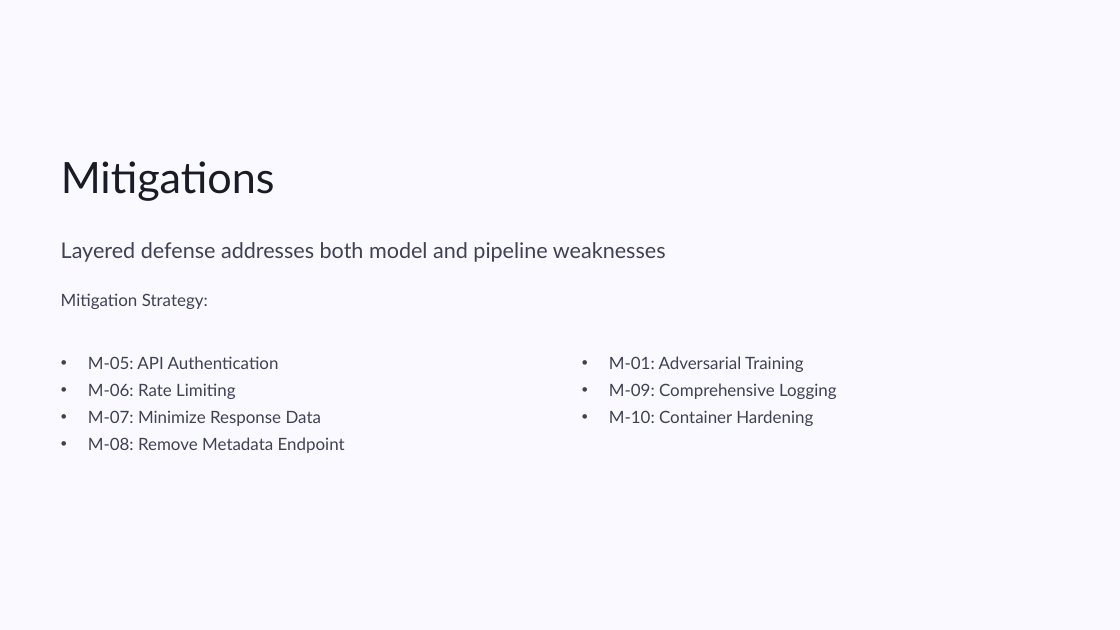
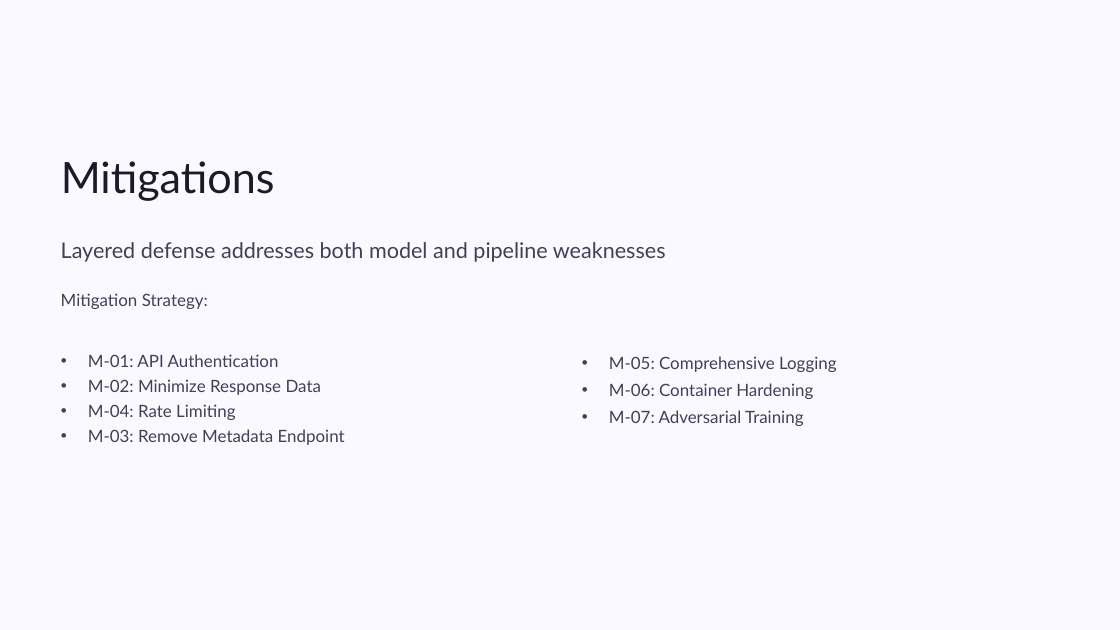
Before and after one commit to Tewodros-Tilahun-01/task-01, a slide deck: slide 15 of docs/AI-Security-Red-Team-Assessment.pptx. Drawn at 1120x630 pixels with LibreOffice and Linux fonts; fonts in the diff are those of the drawing; background and template pictures are left out. Boxes give left, top, right and bottom in pixels: in the first picture for what was removed or moved away, otherwise in the second. Text is boxed around its words. In the diff, an @@ line names an element or a change of style, - is before the commit and + after.

```diff
--- a/docs/AI-Security-Red-Team-Assessment.pptx
+++ b/docs/AI-Security-Red-Team-Assessment.pptx
@@ text at [88,354,345,445]: text changed @@
-• M-05: API Authentication
-• M-06: Rate Limiting
-• M-07: Minimize Response Data
-• M-08: Remove Metadata Endpoint
+• M-01: API Authentication
+• M-02: Minimize Response Data
+• M-04: Rate Limiting
+• M-03: Remove Metadata Endpoint
@@ text at [609,356,837,426]: text changed @@
-• M-01: Adversarial Training
-• M-09: Comprehensive Logging
-• M-10: Container Hardening
+• M-05: Comprehensive Logging
+• M-06: Container Hardening
+• M-07: Adversarial Training
```
Also in this commit, not shown: 4 other slides changed.
